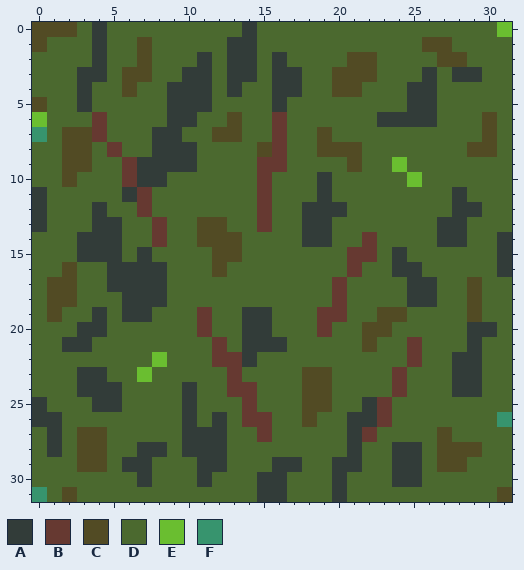
Pixel-art sprite, stored at images/tile.png. Above: the version before the commit.
The file is 32x32 pixels.
Palette (. is transparent): A #323c39  B #663931  C #524b24  D #4b692f  E #6abe30  F #37946e
Now the later version:
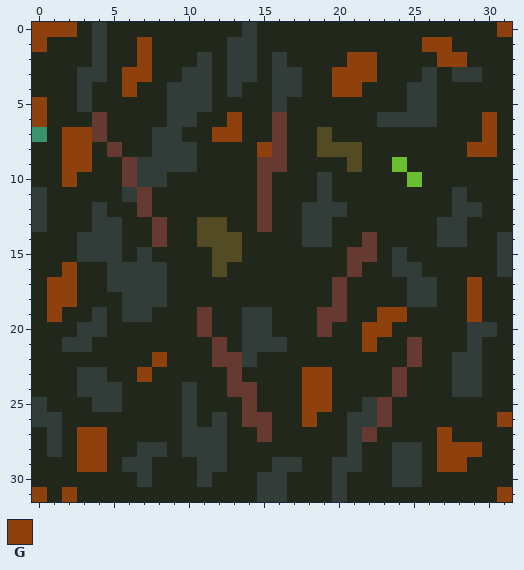
Colours new in this view: G #8f410d
Difference:
colour D: #4b692f -> #21271b
Changed rows in their new state; - is a pixel that keeps its letter.
first column x 0:
 0 GGG----------------------------G
 1 G------G------------------GG----
 2 -------G-------------GG----GG---
 3 ------GG------------GGG---------
 4 ------G-------------GG----------
 5 G-------------------------------
 6 G------------G----------------G-
 7 --GG--------GG----------------G-
 8 --GG-----------G-------------GG-
 9 --GG----------------------------
10 --G-----------------------------
first column x 0:
16 --G-----------------------------
17 -GG--------------------------G--
18 -GG--------------------------G--
19 -G---------------------GG----G--
20 ----------------------GG--------
21 ----------------------G---------
22 --------G-----------------------
23 -------G----------GG------------
24 ------------------GG------------
25 ------------------GG------------
26 ------------------G------------G
27 ---GG----------------------G----
28 ---GG----------------------GGG--
29 ---GG----------------------GG---
31 G-G----------------------------G
